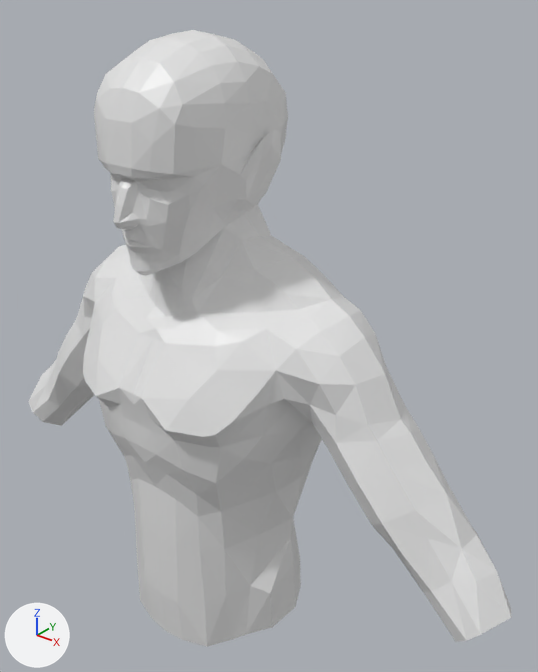
One commit to the FBX model Assets/Models/flaemis.fbx: the scene before it, then after it.
Rendered twice from a 50 mm lens placed at (0.609, -0.63, 1.815), pointed at (0.061, 0.056, 1.39). The axes (+X, +Y, +Z) are drawn at lower left. The lights are the same throughout.

Names of what the first picture shows: 'SK_dev155.mo'.
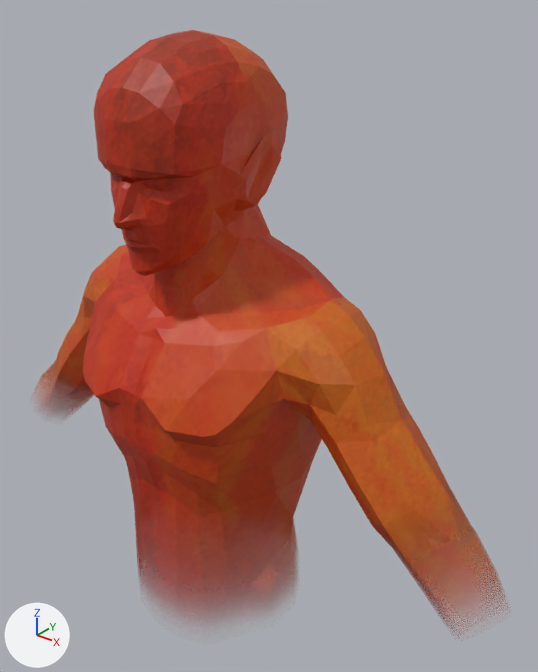
Changed parts and their boxes (x1, y1, x2, y2) in the pictures (538 x 672 px):
'SK_dev155.mo', surface changed (grey to red)
    both: (28, 30, 512, 647)

The edits, one by one:
Picture 'T_dev155_main_D.tga' (img_t_dev155_main_d_tga) is new.
In material 'M_30_MD1_dev155_body02' (mat_m_30_md1_dev155_body02), base_color is no longer (0.8, 0.8, 0.8), white #e7e7e7.
In material 'M_30_MD1_dev155_body02' (mat_m_30_md1_dev155_body02), roughness goes from 0.4 to 0.5.
In material 'M_30_MD1_dev155_body02' (mat_m_30_md1_dev155_body02), texture is now set to img_t_dev155_main_d_tga, with its transparency.
